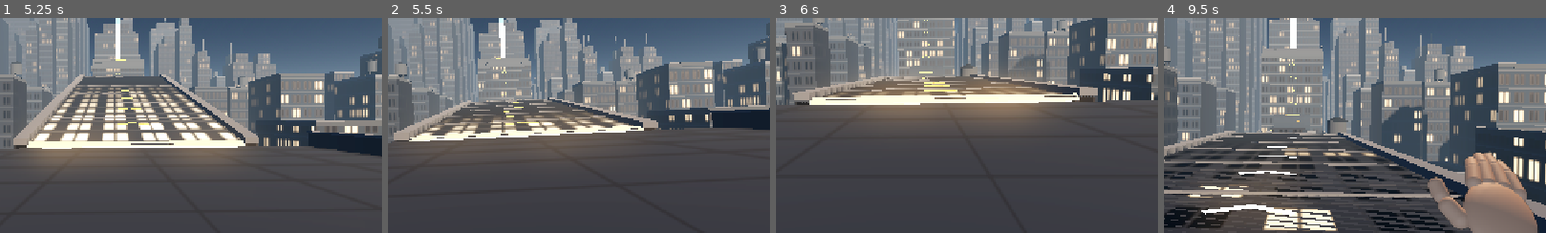
Above: before the commit, frames 1-4 (left to right).
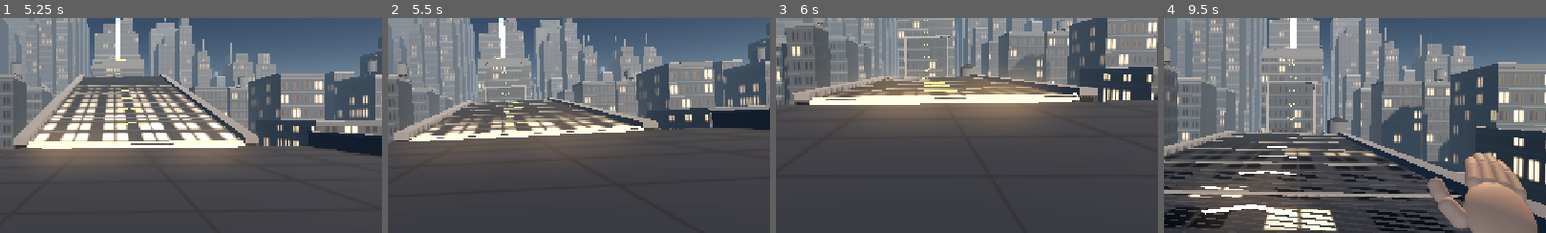
Above: after the commit, the same moments.

Repository: thatmike1/spillway
Game: Godot game, scene res://scenes/main.tscn
Two runs of this game, one before a commit and one after it. Both use one fixed random seed, a clock stepped at 60 frames per second and the inputs below.
Inputs (mouse positions are % of the whole screen's width and height, from its top left):
- Up to frame 1 (5.25 s): move the mouse to (55, 50) at 0.52 s; hold Ctrl (crouch) 0.53-1.28 s; hold W (move_forward) from 0.53 s (still down); click (55, 50) at 0.67 s; tap Space (jump) at 0.77, 1.52, 3.02, 3.77, 4.52 s; move the mouse to (45, 50) at 1.27 s; tap Down (look_down) at 1.35 s; move the mouse to (52, 48) at 2.02 s; tap Left (look_left) at 2.1 s; move the mouse to (49, 52) at 2.77 s; tap Right (look_right) at 2.85 s; click (49, 52) at 2.92 s; move the mouse to (57, 51) at 3.52 s; tap Up (look_up) at 3.6 s; move the mouse to (42, 49) at 4.27 s; tap C at 4.35 s; move the mouse to (51, 50) at 5.02 s; hold Ctrl (crouch) from 5.03 s (still down); click (51, 50) at 5.17 s
- Up to frame 2 (5.5 s): keep holding W (move_forward); keep holding Ctrl (crouch)
- Up to frame 3 (6 s): move the mouse to (46, 48) at 5.77 s; release W (move_forward) at 5.78 s; release Ctrl (crouch) at 5.78 s; hold D (move_right) from 5.78 s (still down); tap Down (look_down) at 5.85 s
- Up to frame 4 (9.5 s): tap Space (jump) at 6.02, 6.77, 7.52, 9.02 s; move the mouse to (55, 50) at 6.52 s; release D (move_right) at 6.53 s; hold W (move_forward) 6.53-8.78 s; tap Left (look_left) at 6.6 s; move the mouse to (45, 50) at 7.27 s; tap Right (look_right) at 7.35 s; click (45, 50) at 7.42 s; move the mouse to (52, 48) at 8.02 s; tap Up (look_up) at 8.1 s; move the mouse to (49, 52) at 8.77 s; hold A (move_left) from 8.78 s (still down); tap C at 8.85 s
The pictures show only the part of the screen within x 34-84%, y 26-76%; the shares and areas given below are measured in that part.

Frame 1 is identical in both runs. In frame 2, 0.3% of the frame differs, in the area x 25-37%, y 31-40%; in frame 3, 1.0%; in frame 4, 1.5%, in the area x 24-41%, y 29-54%.

Commit message:
fix: second fold falls toward the runner so it can be seen

Diff:
--- a/scripts/level.gd
+++ b/scripts/level.gd
@@ -524,48 +524,56 @@
 	_checkpoint(Vector3(0, roof_y + 2.5, -159), Vector3(20, 5, 6), Transform3D(Basis.IDENTITY, Vector3(0, roof_y + 0.9, -158.5)), 2)
 
 
-## The front skin of R3 hangs below its roof line facing the street. It swings
-## up toward the runner about its top edge and lands flush with R2's edge as a
-## bridge; its parapet turns into the bridge's last plank against R3's roof.
+## R3's front wall rises a full 15 m above its roof. As you come off the road
+## it falls toward you about its foot and lands across the street as a bridge,
+## flush with R2's edge; its back face, now on top, carries the route marks.
 func _skin_bridge(roof_y: float) -> void:
 	var width: float = 14.0
-	var drop: float = 14.0
+	var rise: float = 15.2
 	var skin: float = 1.2
-	var front_z: float = -154.0
-	# the strip of front wall either side of the skin, and the wall below it
-	for side: float in [-1.0, 1.0]:
-		_solid(self, Vector3(side * (width * 0.5 + 1.5), (roof_y + STREET_Y) * 0.5, front_z - skin * 0.5), Vector3(3.0, roof_y - STREET_Y, skin), _facade(1))
-	_mesh(self, Vector3(0, (roof_y - drop + STREET_Y) * 0.5, front_z - skin * 0.5), Vector3(width, roof_y - drop - STREET_Y, skin), _facade(1))
+	var back_z: float = -155.2
+	# the front wall below the roof line and either side of the falling skin
+	_solid(self, Vector3(0, (roof_y - 0.05 + STREET_Y) * 0.5, back_z + skin * 0.5), Vector3(20.0, roof_y - 0.05 - STREET_Y, skin), _facade(1))
 	var material: ShaderMaterial = _facade(1).duplicate() as ShaderMaterial
-	material.set_shader_parameter("lit_ratio", 0.08)
+	material.set_shader_parameter("lit_ratio", 0.1)
 	var block: AnimatableBody3D = FOLD_SCRIPT.new() as AnimatableBody3D
-	block.name = "SkinBridge"
-	block.position = Vector3(0, roof_y, front_z)
+	block.name = "FallingFront"
+	# the hinge is the skin's inner foot, so the slab lands below it, flush with the roofs
+	block.position = Vector3(0, roof_y, back_z)
 	block.set("axis", Vector3.RIGHT)
-	block.set("angle", -PI / 2.0)
-	block.set("anticipation", 0.6)
-	block.set("duration", 2.1)
+	block.set("angle", PI / 2.0)
+	block.set("anticipation", 0.7)
+	block.set("duration", 2.2)
 	block.set("settle_time", 0.5)
 	add_child(block)
 	folds.append(block)
-	_waves.append({"fold": block, "material": material, "height": drop, "settled": 0.0})
-	var slab_center: Vector3 = Vector3(0, -drop * 0.5, -skin * 0.5)
-	_mesh(block, slab_center, Vector3(width, drop, skin), material)
-	_shape(block, slab_center, Vector3(width, drop, skin))
-	var parapet_center: Vector3 = Vector3(0, skin * 0.5, -0.15)
-	_mesh(block, parapet_center, Vector3(width, skin, 0.3), _materials["concrete"])
-	_shape(block, parapet_center, Vector3(width, skin, 0.3))
+	_waves.append({"fold": block, "material": material, "height": rise, "settled": 0.0})
+	var slab_center: Vector3 = Vector3(0, rise * 0.5, skin * 0.5)
+	_mesh(block, slab_center, Vector3(width, rise, skin), material)
+	_shape(block, slab_center, Vector3(width, rise, skin))
+	_mesh(block, Vector3(0, rise - 0.25, skin * 0.5), Vector3(width + 0.3, 0.5, skin + 0.3), _materials["concrete"])
 	for side: float in [-1.0, 1.0]:
-		var pier: Vector3 = Vector3(side * (width * 0.5 - 0.35), -drop * 0.5, 0.15)
-		_mesh(block, pier, Vector3(0.7, drop, 0.3), _materials["concrete"])
-		_shape(block, pier, Vector3(0.7, drop, 0.3))
-	# chevrons point up at the roof now and along the bridge once it lands
-	var chevrons: int = _cue(block, Vector3(0, -drop * 0.5, 0), 9.0)
-	for y_pos: float in [-11.0, -7.0, -3.0]:
-		_chevron(chevrons, block, Vector3(0, y_pos, 0.03), 2.0, 0.0)
-	var hinge: int = _cue(block, Vector3(0, 0, 0), 6.0)
-	_cue_strip(hinge, block, Vector3(0, skin + 0.02, -0.15), Vector3(width - 2.0, 0.05, 0.32))
-	var trigger: Area3D = _trigger("SkinTrigger", Vector3(0, 0.5, -100), Vector3(22, 8, 26))
+		var pier: Vector3 = Vector3(side * (width * 0.5 - 0.35), rise * 0.5, skin + 0.12)
+		_mesh(block, pier, Vector3(0.7, rise, 0.24), _materials["concrete"])
+	# before: chevrons on the street side point down at the hinge line
+	var front: int = _cue(block, Vector3(0, rise * 0.5, skin), 9.0)
+	for y_pos: float in [4.5, 8.5, 12.5]:
+		var holder: Node3D = Node3D.new()
+		holder.position = Vector3(0, y_pos, skin + 0.04)
+		holder.rotation.z = PI
+		block.add_child(holder)
+		_chevron(front, holder, Vector3.ZERO, 2.0, 0.0)
+	_cue_strip(front, block, Vector3(0, 0.15, skin + 0.06), Vector3(width - 2.0, 0.3, 0.12))
+	# after: the back face is the road, chevrons on it point along the run
+	var road: int = _cue(block, Vector3(0, rise * 0.5, 0), 9.0)
+	for y_pos: float in [3.5, 7.5, 11.5]:
+		var holder: Node3D = Node3D.new()
+		holder.position = Vector3(0, y_pos, -0.04)
+		holder.rotation = Vector3(0, PI, PI)
+		block.add_child(holder)
+		_chevron(road, holder, Vector3.ZERO, 2.0, 0.0)
+	_cue_strip(road, block, Vector3(0, 0.12, -0.05), Vector3(width - 2.0, 0.24, 0.1))
+	var trigger: Area3D = _trigger("FallTrigger", Vector3(0, 0.5, -100), Vector3(22, 8, 26))
 	fold_triggers.append({"area": trigger, "fold": block})
 
 
